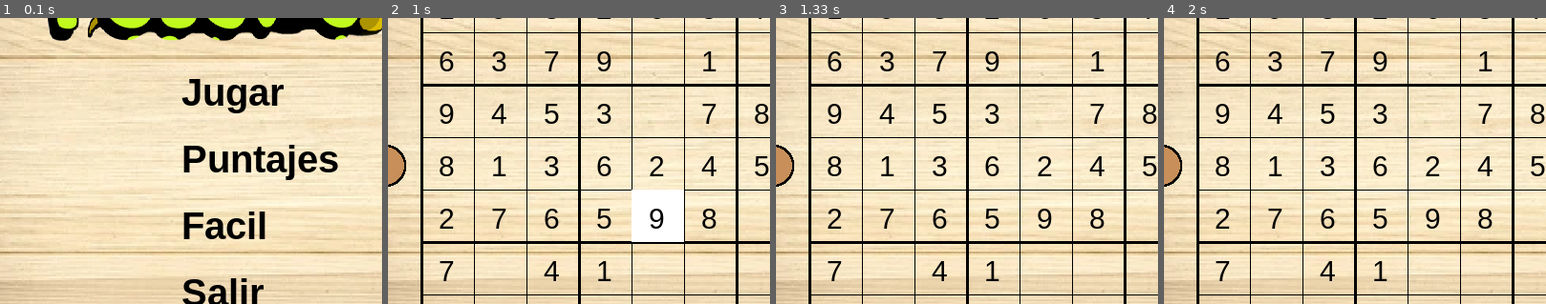
Above: before the commit, frames 1-4 (left to right).
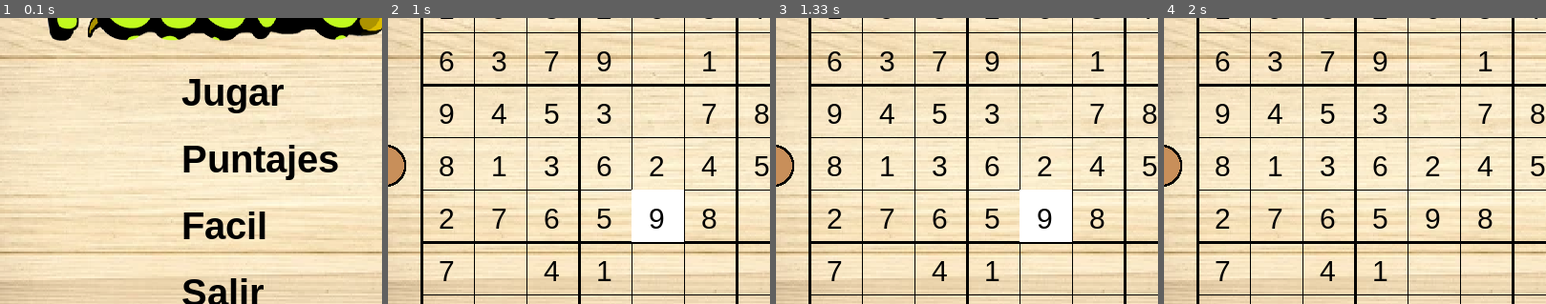
Above: after the commit, the same moments.

Repository: AgustinGalarza6/Programacion_1
Game: pygame game, started from SUDOKU/main.py
The game is run twice, just before and just after one commit, with the same random seed, the same clock (stepped at 60 frames per second) and the same inputs.
Inputs (mouse positions are % of the whole screen's width and height, from its top left):
- Up to frame 1 (0.1 s): no input
- Up to frame 2 (1 s): click "Jugar" at 0.38 s; click (50, 56) at 0.72 s
- Up to frame 3 (1.33 s): tap Enter at 1 s
- Up to frame 4 (2 s): click (87, 85) at 1.38 s; click (52, 16) at 1.72 s
The pictures show only the part of the screen within x 14-64%, y 26-76%; the shares and areas given below are measured in that part.

Frames 1-2 are identical in both runs. In frame 3, 2.4% of the frame differs, in the area x 63-78%, y 60-79%; in frame 4, nothing differs.

Commit message:
ultimo push funcional

Diff:
--- /dev/null
+++ b/SUDOKU/constantes.py
@@ -0,0 +1,41 @@
+# CONSTANTES
+COLOR_LINEA = (0, 0, 0)
+COLOR_NUMEROS= (0, 0, 0)
+COLOR_CELDA_ACTUAL = (255, 255, 255)
+
+#------------------------------------------------------------------------------------------
+
+# Coordenadas de inicio y tamaño de celdas
+INICIO_X = 150
+INICIO_Y = 60
+TAMAÑO_CELDA = 55
+
+#------------------------------------------------------------------------------------------
+
+# COLORES
+COLOR_BLANCO = (255, 255, 255)
+COLOR_CORRECTO = (0, 0, 255) # Azul
+COLOR_INCORRECTO = (255, 0, 0) # Rojo
+
+#------------------------------------------------------------------------------------------
+
+# Dimensiones de la pantalla del juego
+ANCHO_PANTALLA = 800
+LARGO_PANTALLA = 600
+DIMENSION_PANTALLA = (ANCHO_PANTALLA, LARGO_PANTALLA)
+
+#------------------------------------------------------------------------------------------
+
+# Bordes
+GROSOR_DEL_BORDE = 3
+
+#------------------------------------------------------------------------------------------
+
+# Tamaño de fuente
+TAMAÑO_FUENTE = 30
+
+#------------------------------------------------------------------------------------------
+
+# Dibujo de tablero
+FILAS_DE_LA_MATRIZ = 9
+COLUMNAS_DE_LA_MATRIZ = 9
--- a/SUDOKU/funciones.py
+++ b/SUDOKU/funciones.py
@@ -1,6 +1,7 @@
 import random
 import pygame
 import copy
+from constantes import *
 
 def mostrar_matriz_sudoku(matriz: list) -> None:
     """
@@ -20,6 +21,34 @@
                 print("|", end=" ")
             print(matriz[fila][columna], end=" ")
         print()
+
+#---------------------------------------------------------------------------------------------------------------------------------
+
+def mostrar_tablero_oculto(matriz: list, celdas_ocultas: list, caracter: str) -> None:
+    """
+    Muestra el tablero de Sudoku con ciertas celdas ocultas.
+
+    Parámetros:
+        matriz (list): Matriz de Sudoku.
+        celdas_ocultas (list): Lista de posiciones (fila, columna) de las celdas ocultas.
+        caracter (str): Caracter que se mostrara en las celdas ocultas.
+
+    Retorna:
+        None: Esta funcion no retorna ningun valor.
+    """
+    for fila in range(len(matriz)):
+        if fila % 3 == 0 and fila != 0:
+            print("-" * 21)
+        for columna in range(len(matriz[fila])):
+            if columna % 3 == 0 and columna != 0:
+                print("|", end=" ")
+
+            if (fila, columna) in celdas_ocultas:
+                print(caracter, end=" ")
+            else:
+                print(matriz[fila][columna], end=" ")
+        print()
+
 #---------------------------------------------------------------------------------------------------------------------------------
 
 def inicializar_tablero_9x9(cantidad_filas: int = 9, cantidad_columnas: int = 9, valor_inicial: int = 0) -> list:
@@ -194,62 +223,37 @@
 
 #---------------------------------------------------------------------------------------------------------------------------------
 
-def resolver_sudoku(matriz: list, posibles_numeros: list) -> bool:
+def resolver_sudoku(matriz: list, posibles_numeros: list, desde: int = 0, hasta: int = 9) -> bool:
     """
     Esta funcion toma la matriz 9x9 y resuelve el sudoku siguiendo las reglas tipicas.
 
     Parametros:
         matriz (list): La matriz de Sudoku.
         posibles_numeros (list): Lista de enteros validos.
+        desde (int): El número inicial de fila o columna a recorrer (por defecto 0).
+        hasta (int): El número final de fila o columna a recorrer (por defecto 9).
 
     Retorna:
         solucion_encontrada (bool): - True si la solucion fue encontrada (tablero resuelto)
                                     - False en caso contrario.
     """
     solucion_encontrada = True
-    for fila in range(9):
-        for columna in range(9):
+    for fila in range(desde, hasta):
+        for columna in range(desde, hasta):
             if matriz[fila][columna] == 0:
                 solucion_encontrada = False
                 random.shuffle(posibles_numeros)
                 for numero in posibles_numeros:
                     if es_numero_valido(matriz, numero, fila, columna):
                         matriz[fila][columna] = numero
-                        if resolver_sudoku(matriz, posibles_numeros):
+                        if resolver_sudoku(matriz, posibles_numeros, desde, hasta):
                             solucion_encontrada = True
                             break
                         matriz[fila][columna] = 0
                 break
-        if solucion_encontrada == False:
+        if not solucion_encontrada:
             break
     return solucion_encontrada
-
-#---------------------------------------------------------------------------------------------------------------------------------
-
-def mostrar_tablero_oculto(matriz: list, celdas_ocultas: list, caracter: str) -> None:
-    """
-    Muestra el tablero de Sudoku con ciertas celdas ocultas.
-
-    Parámetros:
-        matriz (list): Matriz de Sudoku.
-        celdas_ocultas (list): Lista de posiciones (fila, columna) de las celdas ocultas.
-        caracter (str): Caracter que se mostrara en las celdas ocultas.
-
-    Retorna:
-        None: Esta funcion no retorna ningun valor.
-    """
-    for fila in range(len(matriz)):
-        if fila % 3 == 0 and fila != 0:
-            print("-" * 21)
-        for columna in range(len(matriz[fila])):
-            if columna % 3 == 0 and columna != 0:
-                print("|", end=" ")
-
-            if (fila, columna) in celdas_ocultas:
-                print(caracter, end=" ")
-            else:
-                print(matriz[fila][columna], end=" ")
-        print()
 
 #---------------------------------------------------------------------------------------------------------------------------------
 
@@ -309,7 +313,7 @@
 
 #---------------------------------------------------------------------------------------------------------------------------------
 
-def ocultar_datos_matriz_segun_dificultad(matriz: list, dificultad: str) -> list:
+def ocultar_datos_matriz_segun_dificultad(matriz: list, dificultad: str, total_celdas: int = 81, celdas_a_ocultar: int = 0) -> list:
     """
     Función para ocultar celdas aleatorias en el tablero según el nivel de dificultad.
 
@@ -320,15 +324,13 @@
     Retorna:
         matriz (list): Matriz modificada con celdas ocultas.
     """
-    total_celdas = 81
-    celdas_a_ocultar = 0
     # Determinamos cuántas celdas ocultar según la dificultad
     if dificultad == "Facil":
-        celdas_a_ocultar = int(total_celdas * 0.20)  # 20% de las celdas = 16
+        celdas_a_ocultar = int(total_celdas * 0.20)
     elif dificultad == "Medio":
-        celdas_a_ocultar = int(total_celdas * 0.40)  # 40% de las celdas = 34
+        celdas_a_ocultar = int(total_celdas * 0.40)
     elif dificultad == "Dificil":
-        celdas_a_ocultar = int(total_celdas * 0.60)  # 60% de las celdas = 48
+        celdas_a_ocultar = int(total_celdas * 0.60)
 
     celdas = generar_celdas()
     celdas_ocultas = seleccionar_celdas_ocultas(celdas, celdas_a_ocultar)
@@ -338,7 +340,7 @@
     return matriz
 
 #---------------------------------------------------------------------------------------------------------------------------------
-def dibujar_matriz_sudoku(pantalla, matriz, celda_actual):
+def dibujar_matriz_sudoku(pantalla, matriz, celda_actual, desde: int = 0, hasta: int = 10):
     """
     Dibuja la matriz de Sudoku en la pantalla de Pygame.
 
@@ -351,45 +353,39 @@
         rect_tablero : Retorna el rectangulo del tablero
     """
 
-    color_linea = (0, 0, 0)
-    color_numeros= (0, 0, 0)
-    color_celda_actual = (255, 255, 255)
-
-    # Coordenadas de inicio y tamaño de celdas
-    inicio_x = 150
-    inicio_y = 60
-    tamaño_celda = 55
-
-    rect_tablero = pygame.Rect(inicio_x, inicio_y, 9 * tamaño_celda, 9 * tamaño_celda)
+    rect_tablero = pygame.Rect(INICIO_X, INICIO_Y, 9 * TAMAÑO_CELDA, 9 * TAMAÑO_CELDA)
 
     # Líneas horizontales y verticales
-    for fila in range(10):  # Dibujar 9 líneas más una extra para el borde
+    for fila in range(desde, hasta): # hasta 10 asi dibuja la matriz correctamente.
         grosor = 3 if fila % 3 == 0 else 1  # Líneas más gruesas cada 3
-        dibujar_linea(pantalla, color_linea, fila, grosor, inicio_x, inicio_y, tamaño_celda)
+        dibujar_linea(pantalla, COLOR_LINEA, fila, grosor, INICIO_X, INICIO_Y, TAMAÑO_CELDA)
 
     # Dibujar los números
-    fuente = pygame.font.SysFont("Arial", 30)
+    fuente = pygame.font.SysFont("Arial", TAMAÑO_FUENTE)
     for fila in range(len(matriz)):
         for columna in range(len(matriz[fila])):
-            dibujar_numero(pantalla, fuente, matriz[fila][columna], fila, columna, inicio_x, inicio_y, tamaño_celda, color_numeros, celda_actual)
-
+            # llamar funcion que decida de que color pintar el numero
+            # pasar dos matrices, comparar y ver si coinciden las posiciones
+            # pasar numero de matriz original en (fil, colum) y numero de la matriz oculta y modificable.
+            dibujar_numero(pantalla, fuente, matriz[fila][columna], fila, columna, INICIO_X, INICIO_Y, TAMAÑO_CELDA, COLOR_NUMEROS, celda_actual)
     return rect_tablero
 
-def dibujar_linea(pantalla, color_linea, fila, grosor, inicio_x, inicio_y, tamaño_celda):
-    pygame.draw.line(pantalla, color_linea, (inicio_x, inicio_y + fila * tamaño_celda),
-                     (inicio_x + 9 * tamaño_celda, inicio_y + fila * tamaño_celda), grosor)
-    pygame.draw.line(pantalla, color_linea, (inicio_x + fila * tamaño_celda, inicio_y),
-                     (inicio_x + fila * tamaño_celda, inicio_y + 9 * tamaño_celda), grosor)
-
-def dibujar_numero(pantalla, fuente, numero, fila, columna, inicio_x, inicio_y, tamaño_celda, color_numeros, celda_actual):
-    numeros = fuente.render(str(numero), True, color_numeros)
-    x = inicio_x + columna * tamaño_celda + tamaño_celda // 3
-    y = inicio_y + fila * tamaño_celda + tamaño_celda // 4
+#------------------------------------------------------------------------------------------
+
+def dibujar_linea(pantalla, COLOR_LINEA, fila, grosor, INICIO_X, INICIO_Y, tamaño_celda):
+    pygame.draw.line(pantalla, COLOR_LINEA, (INICIO_X, INICIO_Y + fila * tamaño_celda), (INICIO_X + COLUMNAS_DE_LA_MATRIZ * tamaño_celda, INICIO_Y + fila * tamaño_celda), grosor)
+    pygame.draw.line(pantalla, COLOR_LINEA, (INICIO_X + fila * tamaño_celda, INICIO_Y), (INICIO_X + fila * tamaño_celda, INICIO_Y + FILAS_DE_LA_MATRIZ * tamaño_celda), grosor)
+
+#------------------------------------------------------------------------------------------
+
+def dibujar_numero(pantalla, fuente, numero, fila, columna, INICIO_X, INICIO_Y, TAMAÑO_CELDA, COLOR_NUMEROS, celda_actual):
+    numeros = fuente.render(str(numero), True, COLOR_NUMEROS)
+    x = INICIO_X + columna * TAMAÑO_CELDA + TAMAÑO_CELDA // 3
+    y = INICIO_Y + fila * TAMAÑO_CELDA + TAMAÑO_CELDA // 4
 
     # Si la celda es la seleccionada, la resaltamos en blanco
     if celda_actual == (fila, columna):
-        pygame.draw.rect(pantalla, (255, 255, 255),
-                         (inicio_x + columna * tamaño_celda, inicio_y + fila * tamaño_celda, tamaño_celda, tamaño_celda))
+        pygame.draw.rect(pantalla, COLOR_BLANCO, (INICIO_X + columna * TAMAÑO_CELDA, INICIO_Y + fila * TAMAÑO_CELDA, TAMAÑO_CELDA, TAMAÑO_CELDA))
     pantalla.blit(numeros, (x, y))
 
 
@@ -403,32 +399,24 @@
         pantalla: La pantalla de Pygame donde se dibujará.
         celda_actual: La celda actualmente seleccionada por el usuario (par ordenado de coordenadas).
         sudoku_celdas: Matriz de posiciones generada por la función sudoku_celdas.
-        sudoku_actual: La matriz de Sudoku actual.
 
     Retorna:
         celda_actual: La celda actual en la que se encuentra el usuario (o None si no se selecciona ninguna).
     """
-    inicio_x = 150  # Coordenada inicial en X del tablero
-    inicio_y = 60   # Coordenada inicial en Y del tablero
-    tamaño_celda = 55  # Tamaño de cada celda en píxeles
-    rect_tablero = pygame.Rect(inicio_x, inicio_y, 9 * tamaño_celda, 9 * tamaño_celda)  # Dimensiones del tablero
+    # Dimensiones del tablero basadas en las constantes
+    rect_tablero = pygame.Rect(INICIO_X, INICIO_Y, FILAS_DE_LA_MATRIZ * TAMAÑO_CELDA, COLUMNAS_DE_LA_MATRIZ * TAMAÑO_CELDA)
 
     # Recorrer cada posición en la matriz generada por sudoku_celdas
     for fila_celdas in sudoku_celdas:
         for fila, columna in fila_celdas:
             # Calcular el rectángulo de la celda
-            rect_celda = pygame.Rect(
-                inicio_x + columna * tamaño_celda,
-                inicio_y + fila * tamaño_celda,
-                tamaño_celda,
-                tamaño_celda
-            )
+            rect_celda = pygame.Rect(INICIO_X + columna * TAMAÑO_CELDA, INICIO_Y + fila * TAMAÑO_CELDA, TAMAÑO_CELDA, TAMAÑO_CELDA)
 
             # Detectar si el mouse está dentro de la celda
             if rect_celda.collidepoint(pygame.mouse.get_pos()):
-                celda_actual = (fila, columna)  # Actualizar celda actual
-                pygame.draw.rect(pantalla, (255, 255, 255), rect_celda, 3)  # Resaltar la celda actual con un borde blanco
-                print(f" Celda actual: ({fila}, {columna})")
+                celda_actual = (fila, columna)
+                pygame.draw.rect(pantalla, COLOR_BLANCO, rect_celda, GROSOR_DEL_BORDE)
+                print(f"Celda actual: ({fila}, {columna})")
 
             # Si el mouse está fuera del tablero
             elif not rect_tablero.collidepoint(pygame.mouse.get_pos()):
@@ -453,6 +441,8 @@
     print("\n")
     return tablero
 
+#--------------------------------------------------------------------------------------------
+
 def matriz_oculta(tablero_resuelto: list, dificultad: str) -> list:
     """
     Genera una copia de la matriz resuelta y oculta celdas según la dificultad especificada.
@@ -476,64 +466,24 @@
 #--------------------------------------------------------------------------------------------
 
 def sudoku_modificable(sudoku_oculto):
+    """
+    Genera una copia de la matriz oculta para poder editarla sin afectar a la original.
+
+    Parámetros:
+        sudoku_oculto (list): La matriz de Sudoku oculta.
+
+    Retorna:
+        sudoku_actual (list): La copia de la matriz resuelta.
+    """
     sudoku_actual = []
     for fila in sudoku_oculto:
         nueva_fila = []
         for valor in fila:
             nueva_fila.append(valor)
         sudoku_actual.append(nueva_fila)
-
     return sudoku_actual
 
-
-# #--------------------------------------------------------------------------------------------
-
-# def ingresar_numeros(tecla_presionada, sudoku_actual, sudoku_completo, celda_actual, cant_errores):
-#     # fuente = pygame.font.SysFont("Arial", 30, bold=True)
-#     # numero_correcto = fuente.render(str(tecla_presionada), True, (0, 0, 255))
-#     # numero_incorrecto = fuente.render(str(tecla_presionada), True, (255, 0, 0))
-#     # color_correcto = (0, 0, 255)
-#     # color_incorrecto = (255, 0, 0)
-#     # inicio_x = 150
-#     # inicio_y = 60
-#     # tamaño_celda = 55
-
-#     if celda_actual is not None:
-#         fila, columna = celda_actual
-
-#         # # Calcular las coordenadas (x, y) para centrar el número en la celda
-#         # x = inicio_x + columna * tamaño_celda + tamaño_celda // 3
-#         # y = inicio_y + fila * tamaño_celda + tamaño_celda // 4
-
-#         # Verificar que la celda esté vacía antes de permitir modificaciones
-#         if sudoku_actual[fila][columna] == ' ' or type(sudoku_actual[fila][columna]) == str:
-#             # Validar si la tecla es un número entre '1' y '9'
-#             if tecla_presionada.isdigit() and (1 <= int(tecla_presionada) <= 9):
-#                 # Guardar el número ingresado en la celda seleccionada
-#                 sudoku_actual[fila][columna] = str(tecla_presionada)
-
-#                 # Comparar con la matriz resuelta
-#                 if int(tecla_presionada) != sudoku_completo[fila][columna]:
-#                     cant_errores += 1
-#                     celda_actual = None
-#                     print(f"Valor ingresado: {tecla_presionada}, Valor correcto: {sudoku_completo[fila][columna]}")
-
-#             else:
-#                 # Si la tecla no es válida, deseleccionar la celda
-#                 celda_actual = None
-#         else:
-#             # Si la celda ya tiene un valor, deseleccionar
-#             celda_actual = None
-
-#         # Manejar la tecla "backspace" para borrar la selección
-#         if tecla_presionada == "backspace":
-#             celda_actual = None
-
-#         # Manejar la tecla "escape" para cancelar la selección
-#         elif tecla_presionada == "escape":
-#             celda_actual = None
-
-#     return sudoku_actual, celda_actual, cant_errores
+#--------------------------------------------------------------------------------------------
 
 def ingresar_numeros(tecla_presionada, sudoku_actual, sudoku_completo, celda_actual, cant_errores):
     if celda_actual is not None:
@@ -552,15 +502,8 @@
                     celda_actual = None
                     print(f"Valor ingresado: {tecla_presionada}, Valor correcto: {sudoku_completo[fila][columna]}")
 
-            else:
-                # Si la tecla no es válida, deseleccionar la celda
-                celda_actual = None
-        else:
-            # Si la celda ya tiene un valor, deseleccionar
-            celda_actual = None
-
         # Manejar la tecla "backspace" para borrar la selección
-        if tecla_presionada == "backspace":
+        elif tecla_presionada == "backspace":
             celda_actual = None
 
         # Manejar la tecla "escape" para cancelar la selección
@@ -570,6 +513,46 @@
     return sudoku_actual, celda_actual, cant_errores
 
 #--------------------------------------------------------------------------------------------
+
+def ganaste_sudoku(sudoku_actual, sudoku_completo):
+    tablero_completado = False
+    sudoku_completo_str = []
+    for fila in sudoku_completo:
+        fila_str = []
+        for celda in fila:
+            fila_str.append(str(celda))
+        sudoku_completo_str.append(fila_str)
+    # Preguntamos si el sudoku actual es igual al sudoku completo siendo que ambos ahora son str
+    if sudoku_actual == sudoku_completo_str:
+        tablero_completado = True
+    return tablero_completado
+
+# #--------------------------------------------------------------------------------------------
+
+def obtener_color_del_numero(matriz_original, matriz_modificable, fila, columna):
+    """
+    Determina el color que debe tener un número según si es correcto o incorrecto.
+
+    Parámetros:
+        matriz_original (list): La matriz de Sudoku original, con la solución.
+        matriz_modificable (list): La matriz de Sudoku que el usuario está editando.
+        fila (int): La fila de la celda.
+        columna (int): La columna de la celda.
+
+    Retorna:
+        color (tuple): El color a usar (Rojo para incorrecto, Azul para correcto, None para no mostrar el color).
+    """
+    # Solo pintamos si el número es modificable (distinto de 0 en la matriz modificable)
+    if matriz_modificable[fila][columna] != 0:
+        if matriz_modificable[fila][columna] == matriz_original[fila][columna]:
+            color_del_numero = (0, 0, 255)  # Azul (Correcto)
+        else:
+            color_del_numero = (255, 0, 0)  # Rojo (Incorrecto)
+    return color_del_numero
+
+
+
+
 
 # def calcular_puntaje(cant_errores, puntaje_base, minutos, dificultad, bonus_dificultad):
 
@@ -583,21 +566,3 @@
 #     puntaje_final = (puntaje_base - (cant_errores * 50) - (minutos * 10) * bonus_dificultad)
 
 #     return puntaje_final
-
-
-# #--------------------------------------------------------------------------------------------
-
-# def ganaste_sudoku(sudoku_actual, sudoku_completo):
-#     tablero_completado = True  # Asumimos que el tablero está completado
-#     for fila in range(9):
-#         for columna in range(9):
-#             # Si la celda está visible (no es " ") y no coincide con el valor completo
-#             if sudoku_actual[fila][columna] != " " and sudoku_actual[fila][columna] != sudoku_completo[fila][columna]:
-#                 tablero_completado = False
-#                 break
-#         if not tablero_completado:
-#             break
-#     return tablero_completado
-
-
-# #--------------------------------------------------------------------------------------------
--- a/SUDOKU/main.py
+++ b/SUDOKU/main.py
@@ -1,6 +1,7 @@
 import pygame
 from funciones import *
 from botones import *
+from constantes import *
 from pantallas.inicio import dibujar_pantalla_inicio, cambiar_dificultad
 from pantallas.principal import dibujar_pantalla_principal
 from pantallas.puntajes import dibujar_pantalla_puntajes
@@ -11,27 +12,36 @@
 # Inicializamos pygame
 pygame.init()
 #--------------------------------------------------------------------------------------------------------------
-# Tamaños y ubicaciones: X, Y
-ancho_pantalla = 800
-largo_pantalla = 600
-dimension_pantalla = (ancho_pantalla, largo_pantalla)
+
+# Configuración de la pantalla
+pantalla = pygame.display.set_mode(DIMENSION_PANTALLA)
+
 #--------------------------------------------------------------------------------------------------------------
+
 # Crear pantalla
-pantalla = pygame.display.set_mode(dimension_pantalla)
+pantalla = pygame.display.set_mode(DIMENSION_PANTALLA)
+
 #--------------------------------------------------------------------------------------------------------------
+
 # Cambiar el título del juego
 pygame.display.set_caption("Sudoku")
+
 #--------------------------------------------------------------------------------------------------------------
+
 # Icono del juego
 img_icono = pygame.image.load("SUDOKU/imagenes/icon_sudoku.png")
 pygame.display.set_icon(img_icono)
+
 #--------------------------------------------------------------------------------------------------------------
+
 # Música
 """ pygame.mixer.init()
 pygame.mixer.music.load("SUDOKU/musica/Vibe Mountain.mp3")
 pygame.mixer.music.set_volume(0.4)
 pygame.mixer.music.play(-1) """
+
 #--------------------------------------------------------------------------------------------------------------
+
 # Variables
 juego_corriendo = True
 pantalla_activa = "inicio"
@@ -44,9 +54,9 @@
 
 # Variables para el Sudoku
 celda_actual = None
-sudoku_completo = matriz_resolucion()
-sudoku_oculto = matriz_oculta(sudoku_completo, dificultad)
-sudoku_actual = sudoku_modificable(sudoku_oculto)
+sudoku_completo = None
+sudoku_oculto = None
+sudoku_actual = None
 
 #--------------------------------------------------------------------------------------------------------------
 
@@ -69,6 +79,8 @@
                     # Cuando el jugador haga clic en "Jugar", generamos el Sudoku
                     tiempo_inicio = pygame.time.get_ticks()
                     pantalla_activa = "principal"
+                    sudoku_completo = matriz_resolucion()
+                    sudoku_oculto = matriz_oculta(sudoku_completo, dificultad)
                     sudoku_actual = sudoku_modificable(sudoku_oculto)
                     celda_actual = None
                     cant_errores = 0
@@ -128,13 +140,11 @@
         dibujar_pantalla_principal(pantalla, tiempo_inicio, cant_errores)
         rectangulo_sudoku = dibujar_matriz_sudoku(pantalla, sudoku_actual, celda_actual)
         boton_pausa = dibujar_boton_pausa(pantalla)
-        # if ganaste_sudoku(sudoku_actual, sudoku_completo) == True:
-        #     pantalla_activa = "ganaste"
 
     elif pantalla_activa == "pausa":
-        dibujar_pantalla_pausa(pantalla, ancho_pantalla, largo_pantalla)
+        dibujar_pantalla_pausa(pantalla, ANCHO_PANTALLA, LARGO_PANTALLA)
 
     elif pantalla_activa == "ganaste":
-        dibujar_pantalla_ganaste(pantalla, ancho_pantalla, largo_pantalla)
+        dibujar_pantalla_ganaste(pantalla, ANCHO_PANTALLA, LARGO_PANTALLA)
 
     pygame.display.flip()
